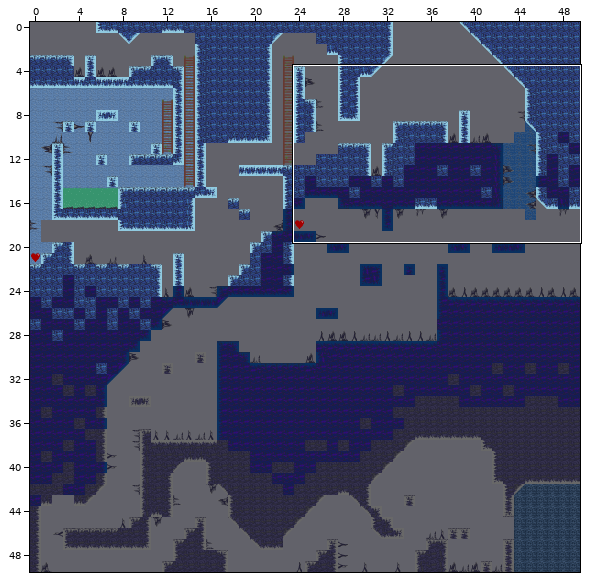
One commit to this Tiled map: assets/map.tmx. The picture above shows the old version from afar; the outline marks the close-up.
Close-up. Earlier state:
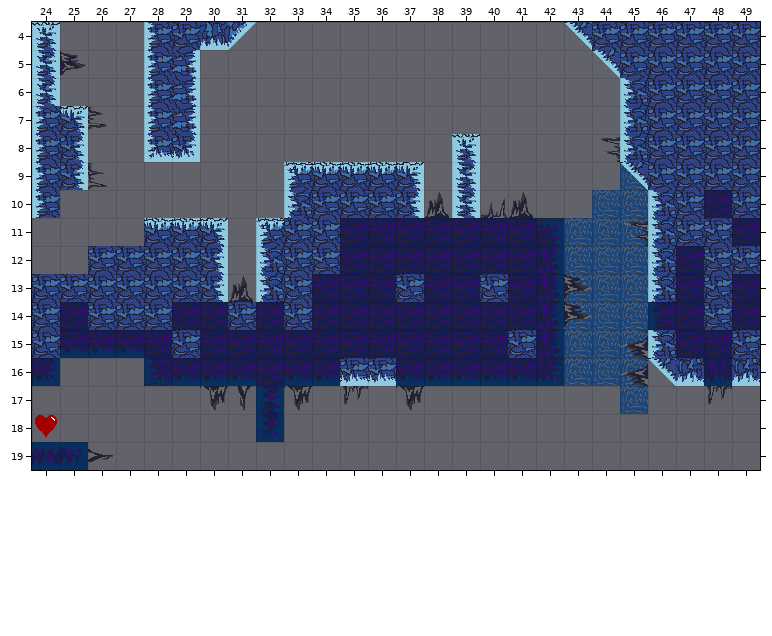
Cells are 32x32 px. Shown: x 24..49, y 4..19. The commit also changed other parts of the map, which this record leaves out.
And afterwards:
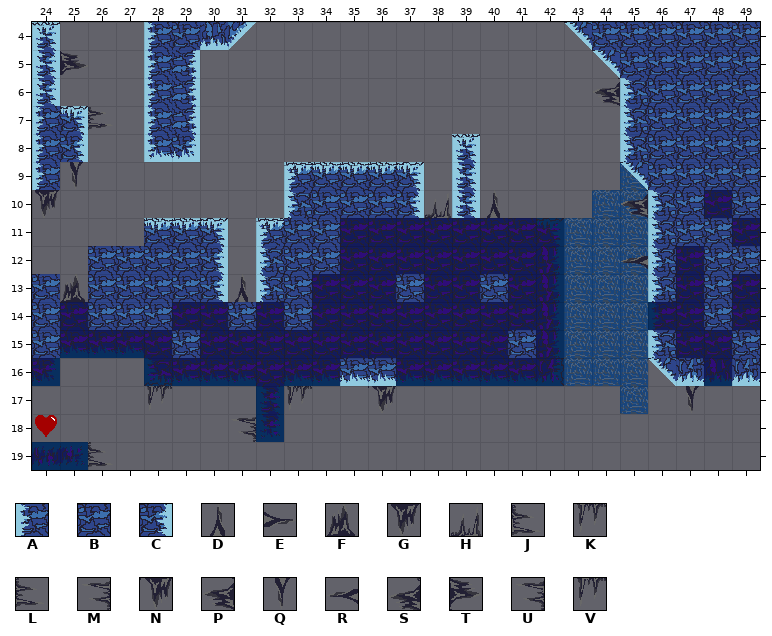
Key: from "tuiles_de_jeu": A 50, B 51, C 52, D 103, E 103 turned 90, F 104, G 104 turned 180, H 105, J 105 turned 90, K 153, L 153 turned 270, M 153 turned 90, N 154, P 154 turned 90, Q 155, R 155 turned 90, S 201, T 202, U 252 turned 180, V 252 turned 90.
_ is an empty cell.
Tiles replaced or removed in this view: A, B, C, E, F, H, J, N, Q, S, T, U, V.
Tiles of an added or newly shown layer are drawn over the layers below it.
Change:
Changed rows in their new state; . is an unchanged cell.
Layer "calque_plateformes":
first column x 24:
 8 ...................._....
 9 .__......................
10 _............._.__.......
11 ....................._...
13 ._....._..........._.....
14 ..................._.....
15 ....................._...
16 ....................._...
17 ......__._._._.........._
19 .._......................
Layer "calque_pics" (added):
first column x 24:
 6 ....................P.
 9 .Q....................
10 G.............H.D....P
12 .....................R
13 .F.....D..............
first column x 26:
17 ..K....K..N..........Q
18 .....M................
19 L.....................
